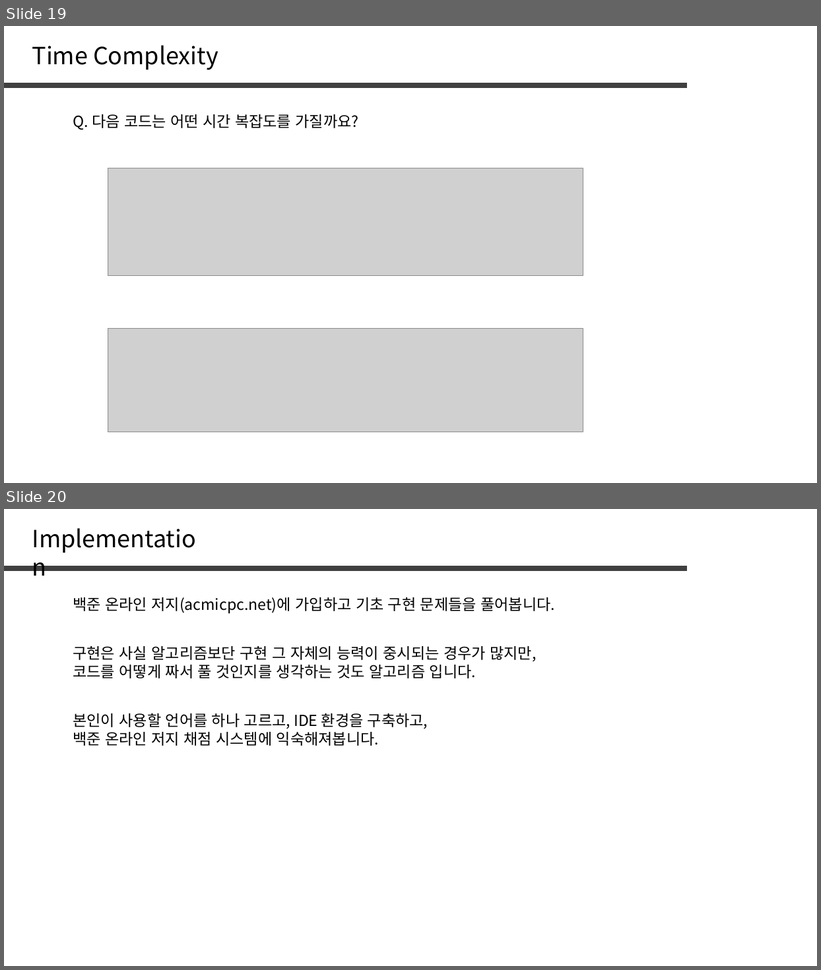
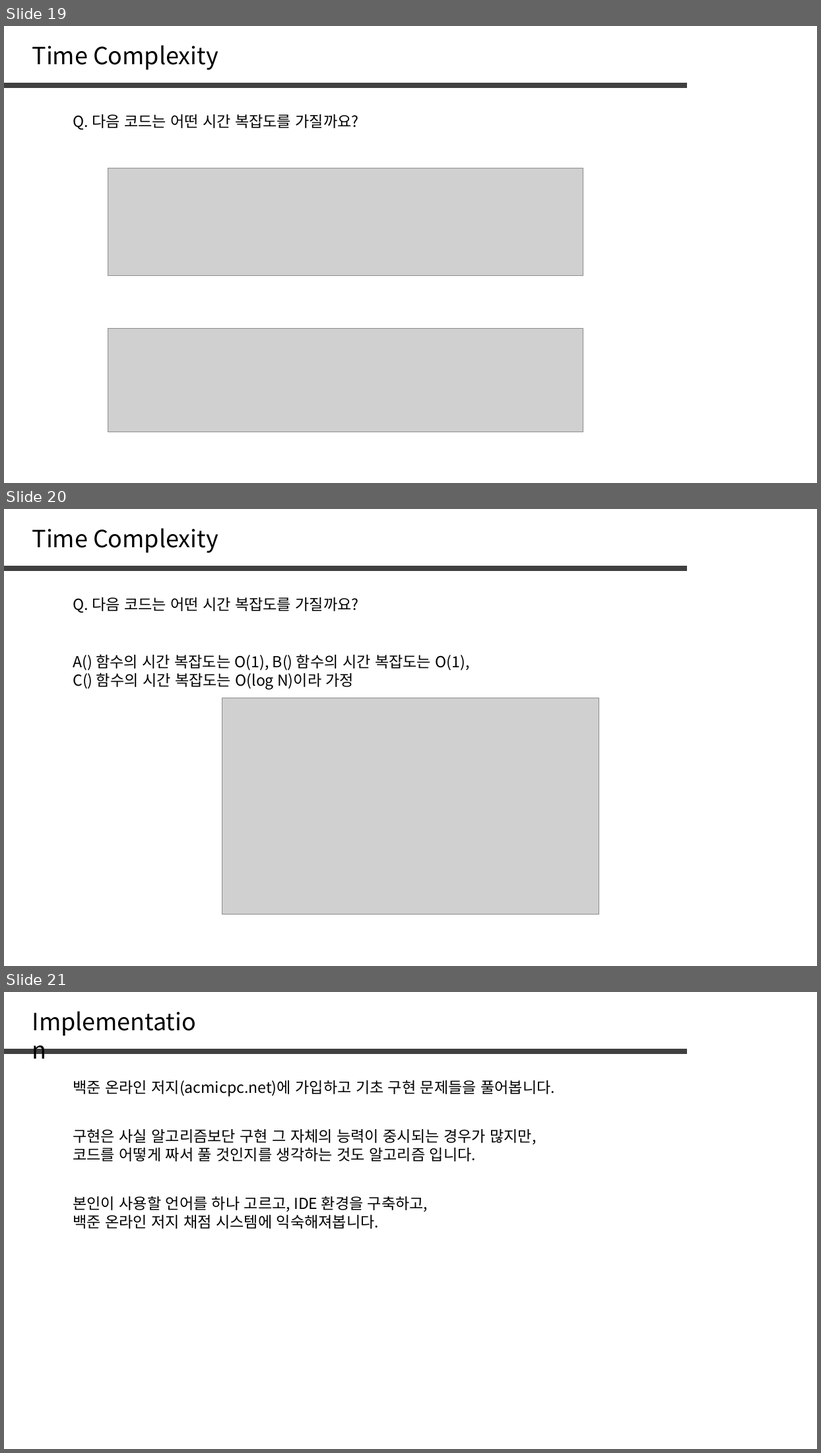
Before and after one commit to jaehoo1/PS-study, a slide deck: study/1_OT.pptx. Shown one above the other, each under a label of ours: slides 19 and 20 before the commit, slides 19, 20 and 21 after it. The pictures are 821x970 and 821x1453 pixels, drawn with LibreOffice and Linux fonts; fonts in the diff are those of the drawing; grey boxes stand for pictures. Boxes give left, top, right and bottom in pixels: in the first picture for what was removed or moved away, otherwise in the second. Text is boxed around its words. In the diff, an @@ line names an element or a change of style, - is before the commit and + after.

```diff
--- a/study/1_OT.pptx
+++ b/study/1_OT.pptx
@@ slide 20 added at box(4, 509, 817, 966), background #FFFFFF @@
@@ text added at box(32, 528, 218, 553), 28 pt, text #000000 @@
+Time Complexity
@@ line added from (4, 568) to (687, 568), #404040 6 pt @@
@@ text added at box(73, 597, 359, 613), 18 pt, text #000000 @@
+Q. 다음 코드는 어떤 시간 복잡도를 가질까요?
@@ text added at box(73, 654, 470, 689), 18 pt, text #000000 @@
+A() 함수의 시간 복잡도는 O(1), B() 함수의 시간 복잡도는 O(1),
+C() 함수의 시간 복잡도는 O(log N)이라 가정
@@ picture added at box(222, 698, 599, 915) @@
@@ what was slide 20 is now slide 21 @@
```
Also in this commit, not shown: 7 other slides added, 1 slide removed.
